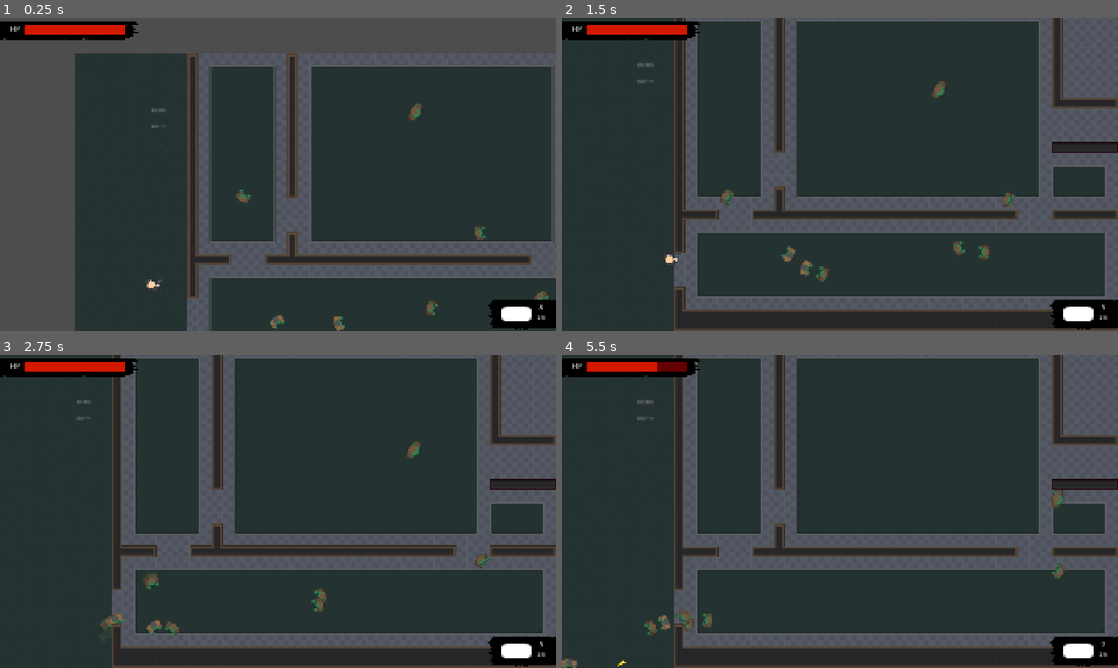
Above: before the commit, frames 1-4 (two rows, left to right).
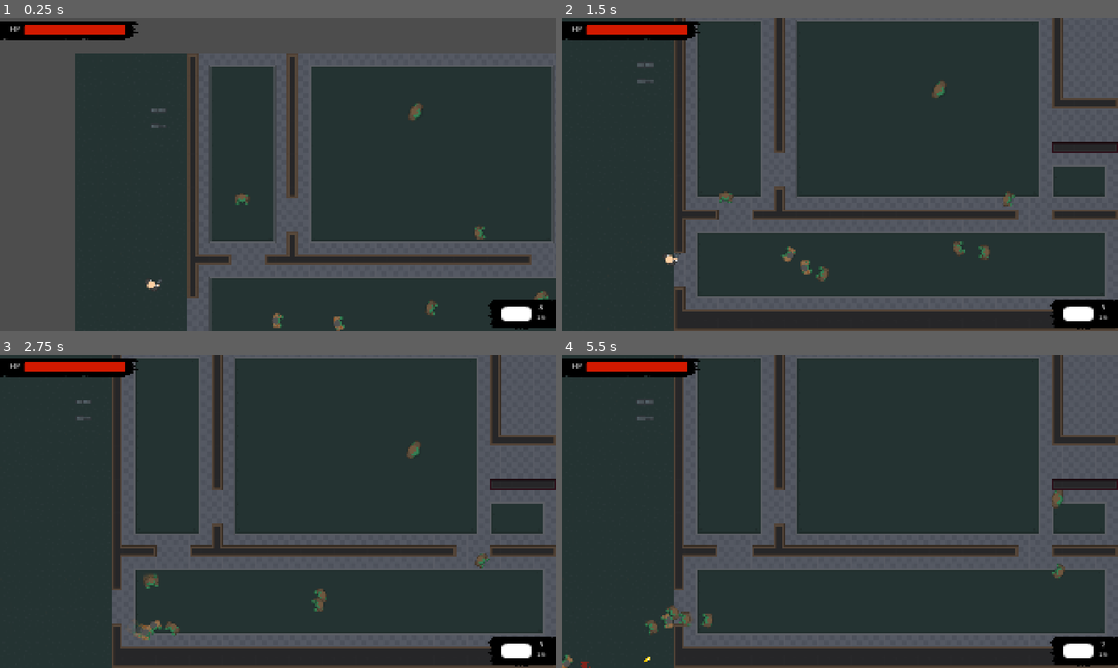
Above: after the commit, the same moments.

Repository: noor-shalaby/velvet-venom
Game: Godot game, scene res://scenes/levels/test_level1_base.tscn
The game is run twice, just before and just after one commit, with the same random seed, the same clock (stepped at 60 frames per second) and the same inputs. This scene is started directly instead of the project's main scene. Sound files missing from this copy of the repository are replaced by a short silence.
Inputs (mouse positions are in pixels of both pictures, inside the frame that each line leads up to):
- Up to frame 1 (0.25 s): no input
- Up to frame 2 (1.5 s): tap Enter (ui_accept) at 0.5, 0.77 s; move the mouse to (962, 158) at 0.52 s; press the mouse at (962, 158) at 0.53 s; hold D (right) 0.53-1.28 s; right-click (962, 158) at 0.8 s; move the mouse to (728, 190) at 1.27 s; release the mouse at (728, 190) at 1.28 s; hold S (down) from 1.28 s (still down); right-click (728, 190) at 1.35 s
- Up to frame 3 (2.75 s): tap Enter (ui_accept) at 1.52 s; tap 1 (gun) at 1.55 s; move the mouse to (333, 442) at 2.02 s; release S (down) at 2.03 s; hold D (right) from 2.03 s (still down); hold 1 (gun) from 2.03 s (still down); tap 2 (machinegun) at 2.3 s
- Up to frame 4 (5.5 s): move the mouse to (812, 574) at 2.77 s; release D (right) at 2.78 s; release 1 (gun) at 2.78 s; hold Up (ui_up) 2.78-3.53 s; tap 2 (machinegun) at 2.85 s; tap Enter (ui_accept) at 3.02, 3.77, 4.52 s; tap 3 (shotgun) at 3.05 s; move the mouse to (1006, 558) at 3.52 s; hold 3 (shotgun) 3.53-4.28 s; hold A (left) 3.53-5.03 s; click (1006, 558) at 3.8 s; move the mouse to (673, 464) at 4.27 s; tap Shift (dash) at 4.35 s; right-click (673, 464) at 4.55 s; move the mouse to (867, 511) at 5.02 s; press the mouse at (867, 511) at 5.03 s; hold S (down) from 5.03 s (still down); tap 1 (gun) at 5.3 s

The runs differ from the first frame. In frame 1, 0.1% of the frame differs, in the area x 42-52%, y 54-100%; in frame 2, 0.1%; in frame 3, 0.2%; in frame 4, 1.0%, in the area x 0-100%, y 2-100%.

Commit message:
applied delta to knockback

Diff:
--- a/scenes/characters/zombie_brawler.tscn
+++ b/scenes/characters/zombie_brawler.tscn
@@ -41,7 +41,7 @@
 chase_speed = 240.0
 damage = 50.0
 attack_speed = 1.0
-knockback_force = 7600.0
+knockback_force = 450000.0
 hp_max = 512.0
 
 [node name="Sprite" type="AnimatedSprite2D" parent="."]
--- a/scenes/characters/zombie_runner.tscn
+++ b/scenes/characters/zombie_runner.tscn
@@ -26,11 +26,12 @@
 
 [node name="ZombieRunner" instance=ExtResource("1_pglkk")]
 script = ExtResource("2_e4rk7")
-turning_speed = 0.6
+turning_speed = 24.0
 patrol_speed = 120.0
 chase_speed = 600.0
 damage = 30.0
 attack_speed = 3.0
+knockback_force = 320000.0
 hp_max = 50.0
 
 [node name="DashParticles" type="GPUParticles2D" parent="." index="0"]
--- a/scripts/characters/player/player.gd
+++ b/scripts/characters/player/player.gd
@@ -122,7 +122,7 @@
 		dash_particles.scale = input_dir
 
 	if is_knocked_back:
-		velocity += knockback_velocity
+		velocity += knockback_velocity * delta
 		velocity = lerp(get_real_velocity(), velocity, friction * delta)
 		is_knocked_back = false
 
--- a/scripts/characters/player/player_norm.gd
+++ b/scripts/characters/player/player_norm.gd
@@ -10,7 +10,7 @@
 	"multishot": 1,
 	"spread": 20.0,
 	"recoil": 24.0,
-	"knockback_force": 4000,
+	"knockback_force": 240000.0,
 	"puncture": 0,
 	"wall_puncture": 0,
 	"mag_max": 8,
@@ -28,7 +28,7 @@
 	"multishot": 1,
 	"spread": 30.0,
 	"recoil": 16.0,
-	"knockback_force": 5000,
+	"knockback_force": 300000.0,
 	"puncture": 0,
 	"wall_puncture": 0,
 	"mag_max": 32,
@@ -46,7 +46,7 @@
 	"multishot": 8,
 	"spread": 40.0,
 	"recoil": 128.0,
-	"knockback_force": 10000,
+	"knockback_force": 600000.0,
 	"puncture": 1,
 	"wall_puncture": 0,
 	"mag_max": 4,
--- a/scripts/characters/player/player_vamp.gd
+++ b/scripts/characters/player/player_vamp.gd
@@ -8,7 +8,7 @@
 	"multishot": 1,
 	"spread": 20.0,
 	"recoil": 24.0,
-	"knockback_force": 4000,
+	"knockback_force": 240000.0,
 	"puncture": 0,
 	"wall_puncture": 0,
 	"gunshot_sound_scene": preload(Constants.FILE_UIDS["gunshot_gun_sound_scene"])
@@ -19,7 +19,7 @@
 	"multishot": 1,
 	"spread": 30.0,
 	"recoil": 16.0,
-	"knockback_force": 5000,
+	"knockback_force": 300000.0,
 	"puncture": 0,
 	"wall_puncture": 0,
 	"gunshot_sound_scene": preload(Constants.FILE_UIDS["gunshot_machinegun_sound_scene"])
@@ -30,7 +30,7 @@
 	"multishot": 8,
 	"spread": 40.0,
 	"recoil": 128.0,
-	"knockback_force": 10000,
+	"knockback_force": 600000.0,
 	"puncture": 1,
 	"wall_puncture": 0,
 	"gunshot_sound_scene": preload(Constants.FILE_UIDS["gunshot_shotgun_sound_scene"])
--- a/scripts/characters/zombies/zombie.gd
+++ b/scripts/characters/zombies/zombie.gd
@@ -10,7 +10,7 @@
 @export_category("Attack")
 @export var damage: float = 20
 @export var attack_speed: float = 2.0
-@export var knockback_force: float = 4800.0
+@export var knockback_force: float = 280000.0
 
 @export_category("Health")
 @export var hp_max: float = 60.0
@@ -174,7 +174,7 @@
 
 func handle_knockback() -> void:
 	if is_knocked_back:
-		velocity += knockback_velocity
+		velocity += knockback_velocity * get_physics_process_delta_time()
 		velocity = lerp(get_real_velocity(), velocity, friction * get_process_delta_time())
 		is_knocked_back = false
 
--- a/scripts/characters/zombies/zombie_gunner.gd
+++ b/scripts/characters/zombies/zombie_gunner.gd
@@ -8,7 +8,7 @@
 	"multishot": 1,
 	"spread": 20.0,
 	"recoil": 24.0,
-	"knockback_force": 2000,
+	"knockback_force": 120000.0,
 	"puncture": 0,
 	"wall_puncture": 0,
 	"mag_max": 8,
@@ -25,7 +25,7 @@
 	"multishot": 1,
 	"spread": 30.0,
 	"recoil": 16.0,
-	"knockback_force": 2500,
+	"knockback_force": 150000.0,
 	"puncture": 0,
 	"wall_puncture": 0,
 	"mag_max": 32,
@@ -42,7 +42,7 @@
 	"multishot": 8,
 	"spread": 40.0,
 	"recoil": 128.0,
-	"knockback_force": 5000,
+	"knockback_force": 300000.0,
 	"puncture": 1,
 	"wall_puncture": 0,
 	"mag_max": 4,
--- a/scripts/objects/bullet.gd
+++ b/scripts/objects/bullet.gd
@@ -6,7 +6,7 @@
 var dir: Vector2
 
 var dmg: int = 10
-var knockback_force: float = 1500.0
+var knockback_force: float = 90000.0
 var puncture: int = 0
 var wall_puncture: int = 0
 
Not shown, changed: TODOs.txt
Not shown, changed: devlog.txt
